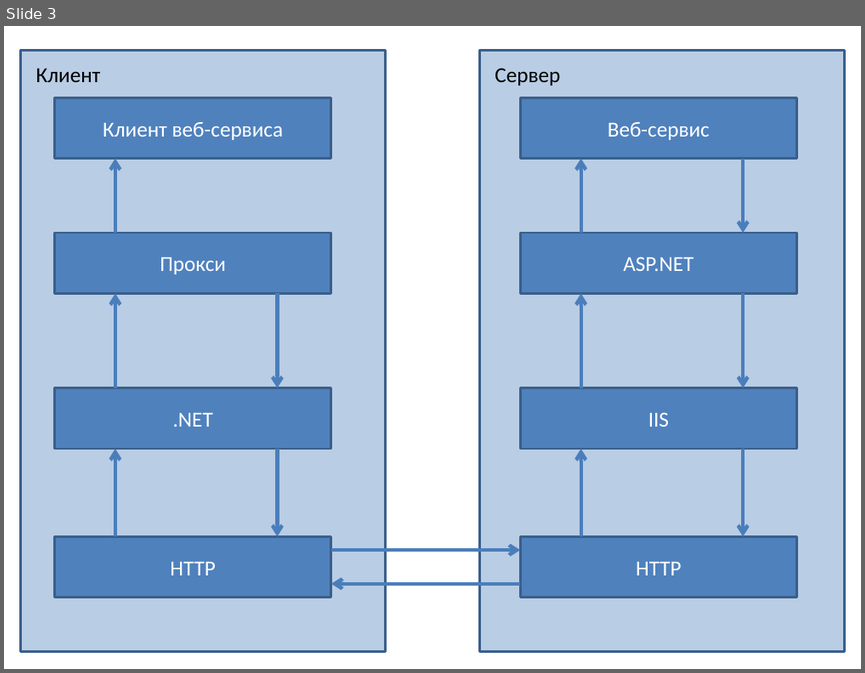
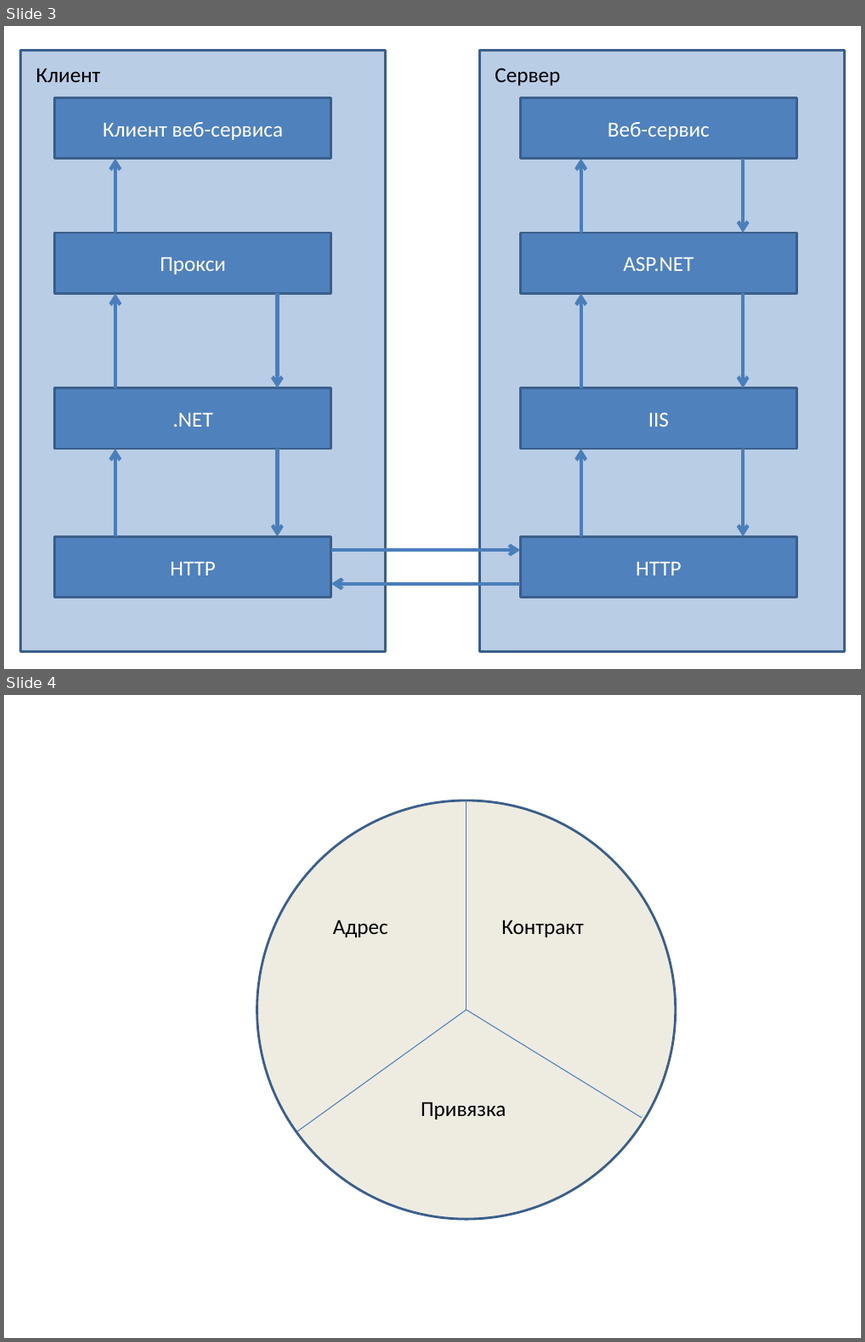
Before and after one commit to fsprogamer/Geekbrains, a slide deck: Docs/Презентация8.pptx. Shown one above the other, each under a label of ours: slide 3 before the commit, slides 3 and 4 after it. The pictures are 865x673 and 865x1342 pixels, drawn with LibreOffice and Linux fonts; fonts in the diff are those of the drawing. Boxes give left, top, right and bottom in pixels: in the first picture for what was removed or moved away, otherwise in the second. Text is boxed around its words. In the diff, an @@ line names an element or a change of style, - is before the commit and + after.

```diff
--- a/Docs/Презентация8.pptx
+++ b/Docs/Презентация8.pptx
@@ slide 4 added at (4, 695, 861, 1338), background #FFFFFF @@
@@ ellipse added at (256, 800, 675, 1219), fill #EEECE1, outline #3A5F8C 2 pt @@
@@ line added from (466, 800) to (466, 1009), #4B7EBC 0.75 pt @@
@@ text added at (333, 919, 388, 937), 18 pt, text #000000 @@
+Адрес
@@ text added at (501, 919, 584, 937), 18 pt, text #000000 @@
+Контракт
@@ line added from (466, 1009) to (298, 1131), #4B7EBC 0.75 pt @@
@@ line added from (466, 1009) to (642, 1117), #4B7EBC 0.75 pt @@
@@ text added at (420, 1101, 506, 1119), 18 pt, text #000000 @@
+Привязка
```
Also in this commit, not shown: 1 other file.
